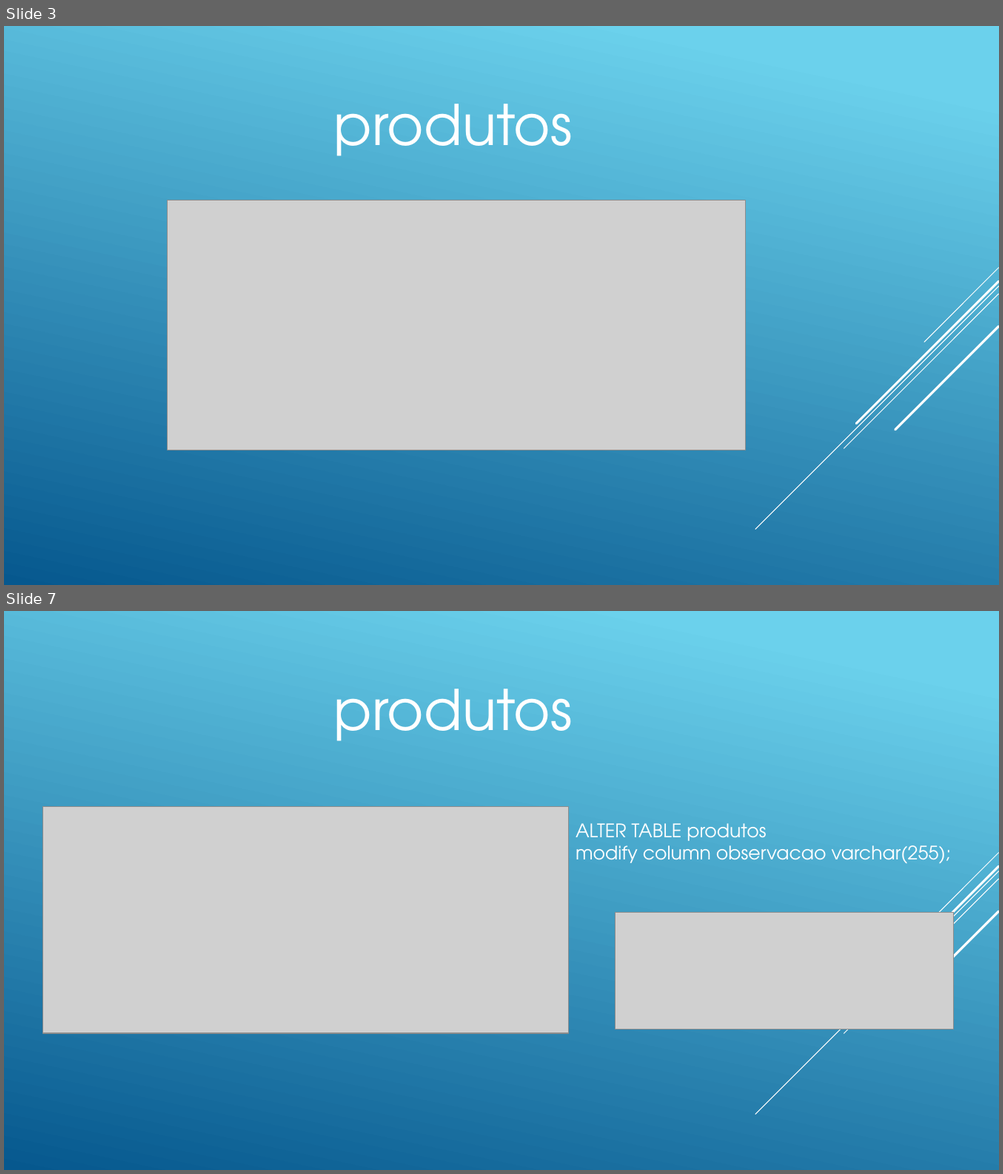
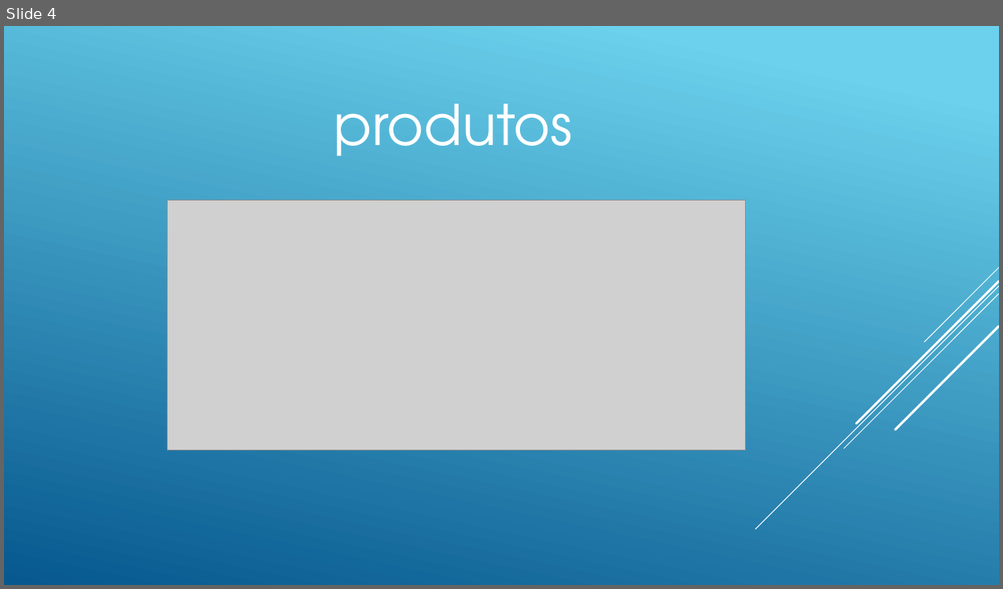
Before and after one commit to andreneves/BDII, a slide deck: BDIIA03.pptx. Shown one above the other, each under a label of ours: slides 3 and 7 before the commit, slide 4 after it; the slides between them are not shown. The pictures are 1003x1174 and 1003x589 pixels, drawn with LibreOffice and Linux fonts; fonts in the diff are those of the drawing; grey boxes stand for pictures. Boxes give left, top, right and bottom in pixels: in the first picture for what was removed or moved away, otherwise in the second. Text is boxed around its words. In the diff, an @@ line names an element or a change of style, - is before the commit and + after.

```diff
--- a/BDIIA03.pptx
+++ b/BDIIA03.pptx
@@ slide 7 removed at (x1=4, y1=611, x2=999, y2=1170), background gradient #6ED2EB to #06588E; not listed: 5 template elements that a slide beside it also shows @@
@@ text removed at (x1=334, y1=689, x2=572, y2=741) @@
-produtos
@@ picture removed at (x1=42, y1=806, x2=568, y2=1034) @@
@@ text removed at (x1=575, y1=823, x2=950, y2=864) @@
-ALTER TABLE produtos
-modify column observacao varchar(255);
@@ picture removed at (x1=615, y1=912, x2=954, y2=1030) @@
@@ what was slide 3 is now slide 4 @@
```
Also in this commit, not shown: 1 slide changed, 6 slides added, 2 other slides removed, 1 other file.
